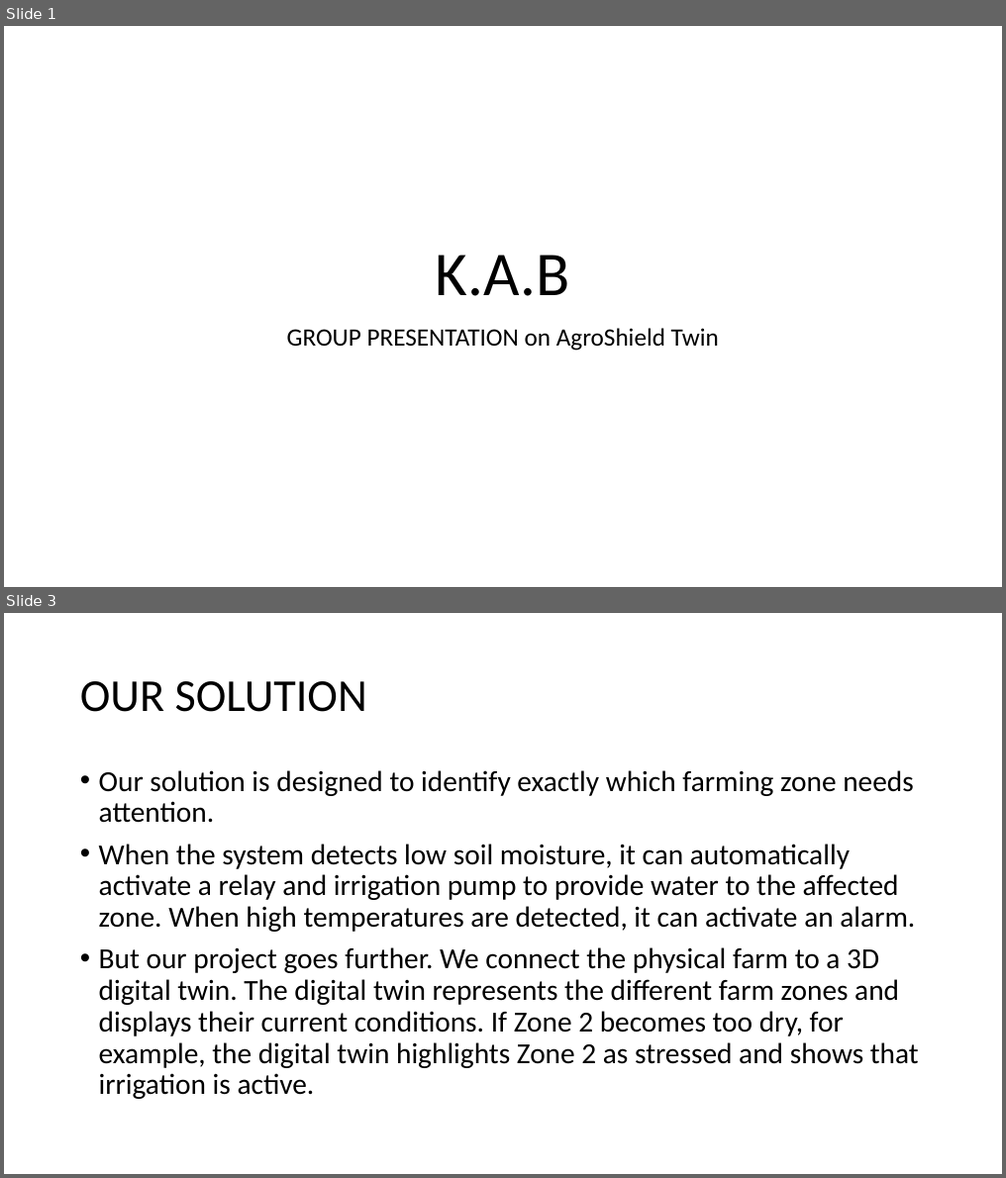
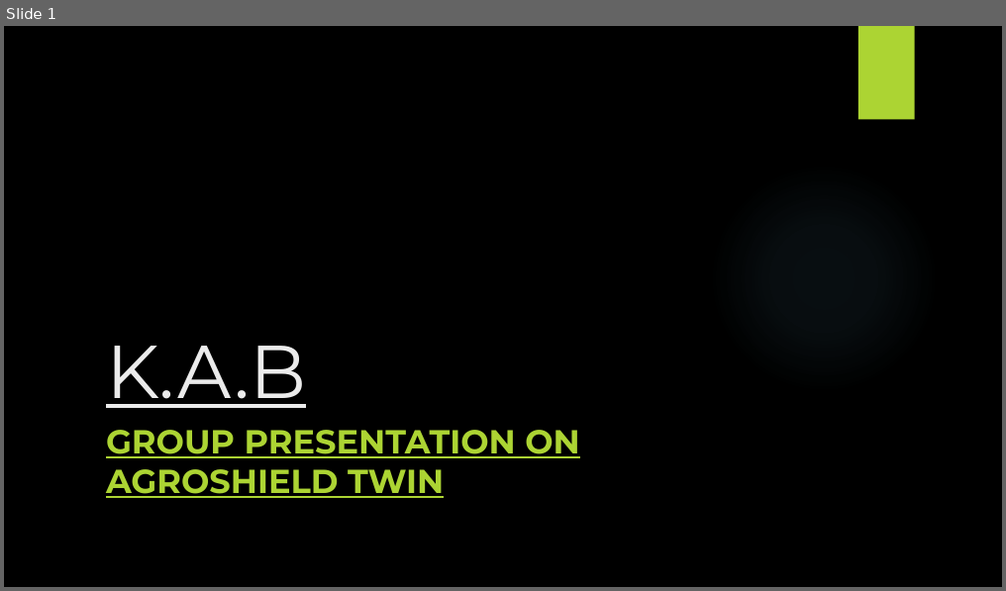
Before and after one commit to langvin-1/KAB, a slide deck: K.pptx. Shown one above the other, each under a label of ours: slides 1 and 3 before the commit, slide 1 after it; the slides between them are not shown. The pictures are 1006x1178 and 1006x591 pixels, drawn with LibreOffice and Linux fonts; fonts in the diff are those of the drawing; background and template pictures are left out. Boxes give left, top, right and bottom in pixels: in the first picture for what was removed or moved away, otherwise in the second. Text is boxed around its words. In the diff, an @@ line names an element or a change of style, - is before the commit and + after.

```diff
--- a/K.pptx
+++ b/K.pptx
@@ slide 3 removed at box(4, 613, 1002, 1174), background #FFFFFF @@
@@ title removed at box(80, 681, 367, 712) @@
-OUR SOLUTION
@@ text removed at box(99, 770, 919, 1099) @@
-• Our solution is designed to identify exactly which farming zone needs attention.
-• When the system detects low soil moisture, it can automatically activate a relay and irrigation pump to provide water to the affected zone. When high temperatures are detected, it can activate an alarm.
-• But our project goes further. We connect the physical farm to a 3D digital twin. The digital twin represents the different farm zones and displays their current conditions. If Zone 2 becomes too dry, for example, the digital twin highlights Zone 2 as stressed and shows that irrigation is active.
@@ slide 1 changed as well @@
@@ background #FFFFFF to picture (left out) @@
@@ rectangle added at box(858, 26, 915, 120), fill #ACD433 @@
@@ title "K.A.B": place and size @@
-title "K.A.B" at box(436, 255, 570, 296)
+title "K.A.B" at box(106, 346, 306, 408)
@@ title "K.A.B" at box(106, 346, 306, 408): size 60 to 72 pt, font Calibri to Montserrat, text colour #000000 to #EBEBEB, underline on; alignment centre to left; line spacing 0.9 to 1 @@
@@ ellipse added at box(709, 163, 939, 393), fill gradient #7AC4F0 @@
@@ subtitle at box(106, 430, 580, 498): text changed; size 24 to 32 pt; font Calibri to Montserrat; text colour #000000 to #ACD433; bold on @@
-GROUP PRESENTATION on AgroShield Twin
+GROUP PRESENTATION ON AGROSHIELD TWIN
```
Also in this commit, not shown: 4 slides added, 3 other slides removed.
